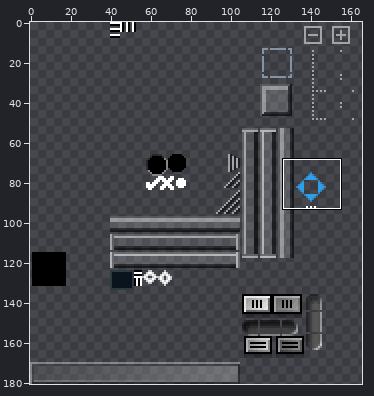
Sprite sheet, stored at skin/wasabi/window-elements.png. Above, an overview of the earlier version with the close-up marked.
Close-up. Before the edit:
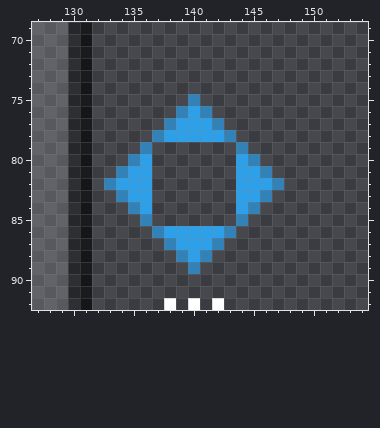
The file is 198x181 pixels. Pixels under 10% opacity are left out. Colours within 5 levels of each other are drawn and written as one. Shown: x 127..154, y 69..92. The wide view leaves out empty margins.
The same view after the edit:
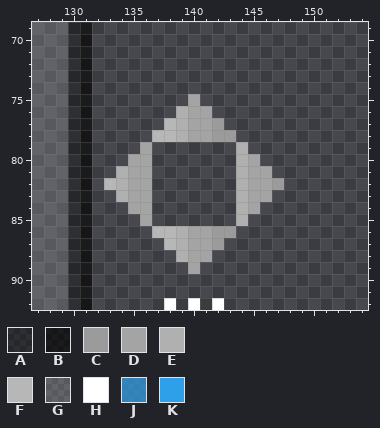
Palette (. is transparent): A #00000059  B #000000a0  C #9b9b9b  D #a4a4a4  E #b0b0b0  F #b7b7b7  G #ffffff26  H #ffffff  J #2ea0e9b2  K #2ea0e9
Changes in this commit:
y 75: x 140 J -> D
y 76: x 139..141 JKJ -> EDD
y 77: x 138..142 JKKKJ -> FEDDC
y 78: x 137..143 JKKKKKJ -> FFEDDCC
y 79: x 136 J -> D; x 144 J -> E
y 80: x 135..136 JK -> DD; x 144..145 KJ -> ED
y 81: x 134..136 JKK -> EDD; x 144..146 KKJ -> EDD
y 82: x 133..136 JKKK -> FEDD; x 144..147 KKKJ -> EDDC
y 83: x 134..136 JKK -> EDD; x 144..146 KKJ -> EDD
y 84: x 135..136 JK -> DD; x 144..145 KJ -> ED
y 85: x 136 J -> D; x 144 J -> E
y 86: x 137..143 JKKKKKJ -> FFEDDCC
y 87: x 138..142 JKKKJ -> FEDDC
y 88: x 139..141 JKJ -> EDD
y 89: x 140 J -> D
Boxes around the changes in both close-ups, in picture pixels (x1, y1, x2, y2):
changed: (104, 94, 284, 274)
